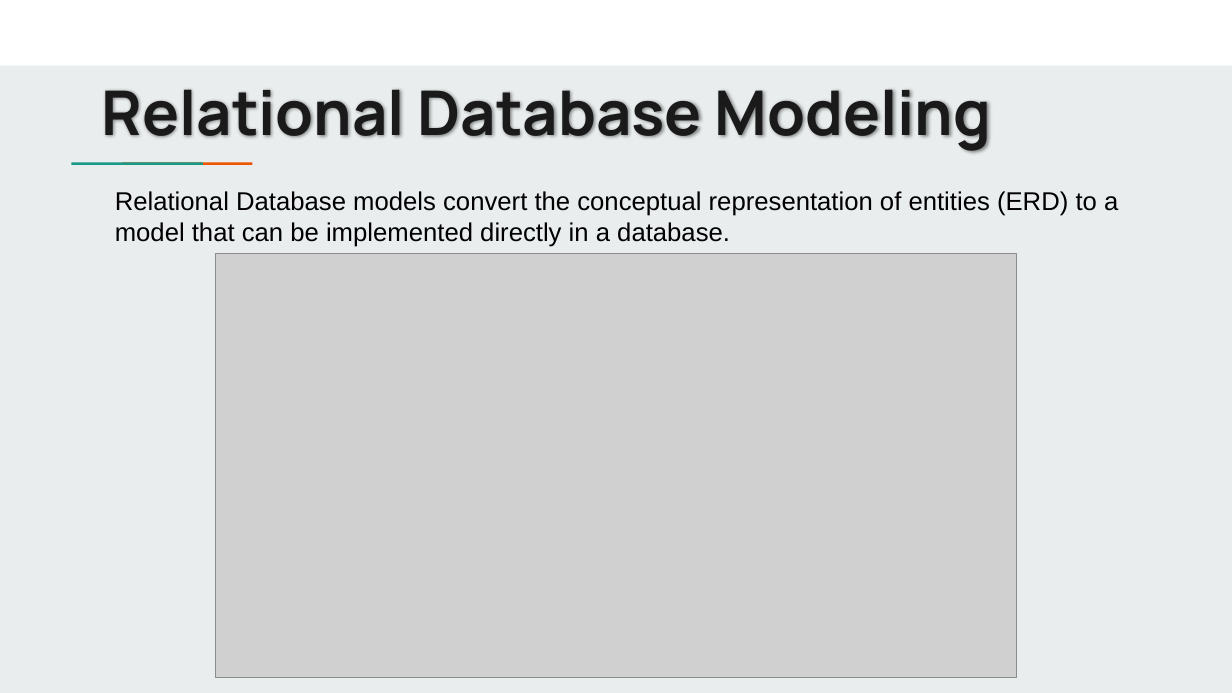
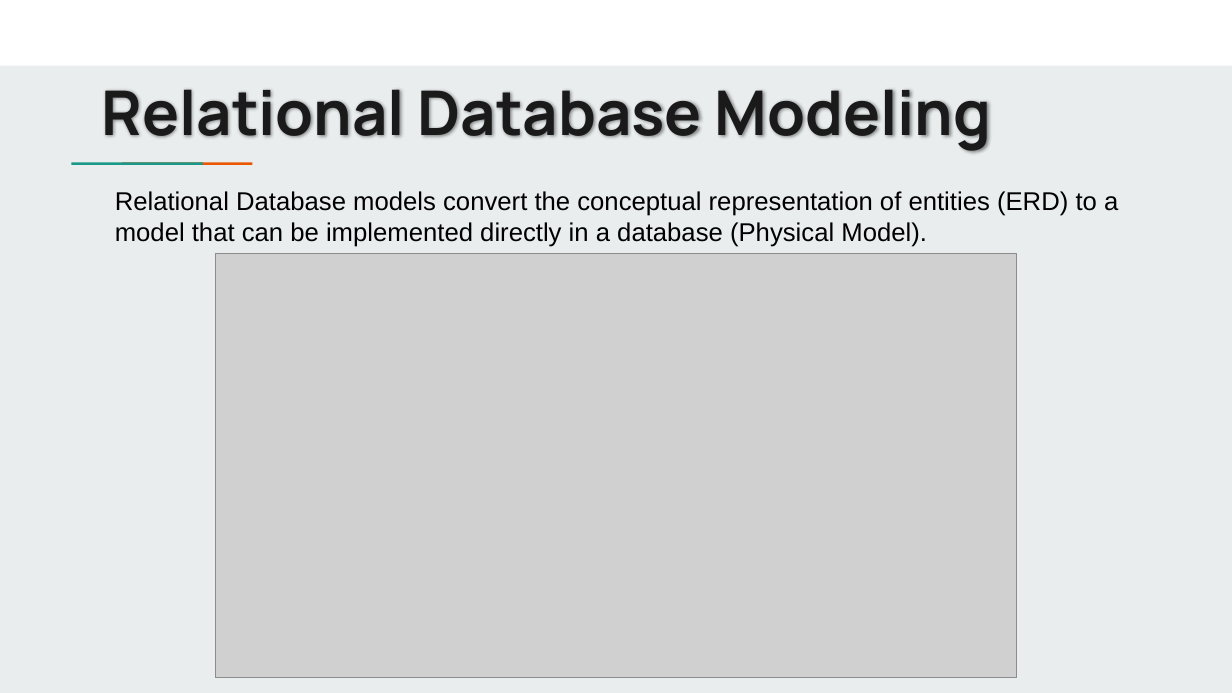
Before and after one commit to jbergmann56/OSDA-DataManipulationAndManagement, a slide deck: slide 9 of Lectures/(6) Structuring & Modeling Data.pptx. Drawn at 1232x693 pixels with LibreOffice and Linux fonts; fonts in the diff are those of the drawing; grey boxes stand for pictures. Boxes give left, top, right and bottom in pixels: in the first picture for what was removed or moved away, otherwise in the second. Text is boxed around its words. In the diff, an @@ line names an element or a change of style, - is before the commit and + after.

```diff
--- a/Lectures/(6) Structuring & Modeling Data.pptx
+++ b/Lectures/(6) Structuring & Modeling Data.pptx
@@ text at (115, 191, 1118, 247): text changed @@
-Relational Database models convert the conceptual representation of entities (ERD) to a model that can be implemented directly in a database.
+Relational Database models convert the conceptual representation of entities (ERD) to a model that can be implemented directly in a database (Physical Model).
```
Also in this commit, not shown: 6 other slides changed, 1 slide added, 8 other files.
